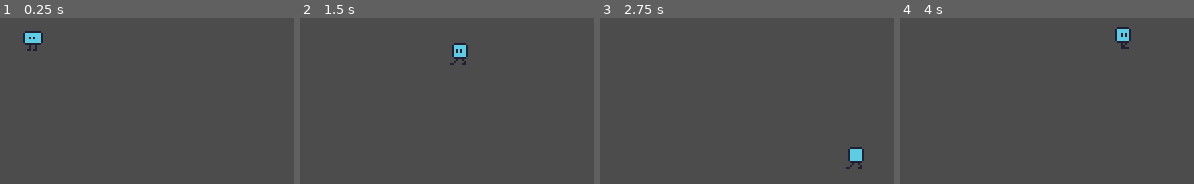
Above: before the commit, frames 1-4 (left to right).
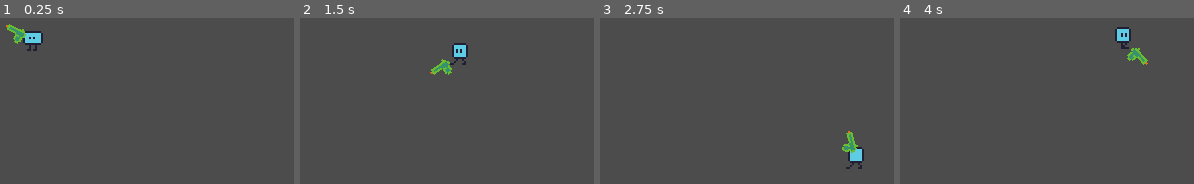
Above: after the commit, the same moments.

Repository: manuelfs12/shump-prototype
Game: Godot game, scene res://Level1.tscn
Same seed, same stepped clock (60 frames per second), same inputs: the game is played once before the commit and once after it.
Inputs (mouse positions are in pixels of both pictures, inside the frame that each line leads up to):
- Up to frame 1 (0.25 s): no input
- Up to frame 2 (1.5 s): move the mouse to (outside the picture) at 0.52 s; hold Right (ui_right) 0.53-1.28 s; move the mouse to (329, 145) at 1.27 s; hold Down (ui_down) from 1.28 s (still down)
- Up to frame 3 (2.75 s): move the mouse to (820, 47) at 2.02 s; release Down (ui_down) at 2.03 s; hold Right (ui_right) from 2.03 s (still down)
- Up to frame 4 (4 s): move the mouse to (outside the picture) at 2.77 s; release Right (ui_right) at 2.78 s; hold Up (ui_up) 2.78-3.53 s; move the mouse to (outside the picture) at 3.52 s; hold Left (ui_left) from 3.53 s (still down)

The runs differ from the first frame. In frame 1, 0.4% of the frame differs, in the area x 2-9%, y 3-16%; in frame 2, 0.4%, in the area x 44-52%, y 24-35%; in frame 3, 0.4%; in frame 4, 0.4%.

Commit message:
add player weapon

Diff:
--- a/Player/Player.gd
+++ b/Player/Player.gd
@@ -8,6 +8,7 @@
 
 onready var animationTree = $AnimationTree
 onready var animationState = animationTree.get("parameters/playback")
+onready var waterGun = $WaterGun
 
 func _physics_process(delta):
 	var input_vector = Vector2.ZERO
@@ -26,6 +27,16 @@
 		animationState.travel("Idle")
 		velocity = velocity.move_toward(Vector2.ZERO, FRICTION * delta)
 
-	print(velocity)
+#	print(velocity)
 #	print(mouse_position)
+#	print(rad2deg(mouse_position.angle()))
 	velocity = move_and_slide(velocity)
+	gun_rotation(mouse_position)
+
+
+func gun_rotation(mouse_position):
+	waterGun.rotation_degrees = rad2deg(mouse_position.angle())
+	if waterGun.rotation_degrees > 90 or waterGun.rotation_degrees < -90:
+		waterGun.get_node("Sprite").flip_v = true
+	else:
+		waterGun.get_node("Sprite").flip_v = false
--- a/Player/Player.tscn
+++ b/Player/Player.tscn
@@ -1,5 +1,6 @@
-[gd_scene load_steps=26 format=2]
-
+[gd_scene load_steps=27 format=2]
+
+[ext_resource path="res://Player/WaterGun.tscn" type="PackedScene" id=1]
 [ext_resource path="res://Player/Player.gd" type="Script" id=2]
 [ext_resource path="res://Player/Player.png" type="Texture" id=3]
 
@@ -168,42 +169,42 @@
 triangles = PoolIntArray( 0, 1, 3, 1, 2, 3 )
 blend_mode = 1
 
+[sub_resource type="AnimationNodeAnimation" id=15]
+animation = "RunLeft"
+
+[sub_resource type="AnimationNodeAnimation" id=16]
+animation = "RunUpLeft"
+
 [sub_resource type="AnimationNodeAnimation" id=17]
-animation = "RunLeft"
+animation = "RunUpRight"
 
 [sub_resource type="AnimationNodeAnimation" id=18]
-animation = "RunUpLeft"
-
-[sub_resource type="AnimationNodeAnimation" id=19]
-animation = "RunUpRight"
-
-[sub_resource type="AnimationNodeAnimation" id=20]
 animation = "RunRight"
 
-[sub_resource type="AnimationNodeBlendSpace2D" id=21]
-blend_point_0/node = SubResource( 17 )
+[sub_resource type="AnimationNodeBlendSpace2D" id=19]
+blend_point_0/node = SubResource( 15 )
 blend_point_0/pos = Vector2( -1, 0 )
-blend_point_1/node = SubResource( 18 )
+blend_point_1/node = SubResource( 16 )
 blend_point_1/pos = Vector2( -0.3, -1 )
-blend_point_2/node = SubResource( 19 )
+blend_point_2/node = SubResource( 17 )
 blend_point_2/pos = Vector2( 0.3, -1 )
-blend_point_3/node = SubResource( 20 )
+blend_point_3/node = SubResource( 18 )
 blend_point_3/pos = Vector2( 1, 0 )
 blend_mode = 1
 
-[sub_resource type="AnimationNodeStateMachineTransition" id=22]
-
-[sub_resource type="AnimationNodeStateMachineTransition" id=23]
-
-[sub_resource type="AnimationNodeStateMachine" id=15]
+[sub_resource type="AnimationNodeStateMachineTransition" id=20]
+
+[sub_resource type="AnimationNodeStateMachineTransition" id=21]
+
+[sub_resource type="AnimationNodeStateMachine" id=22]
 states/Idle/node = SubResource( 14 )
 states/Idle/position = Vector2( 477, 143 )
-states/Run/node = SubResource( 21 )
+states/Run/node = SubResource( 19 )
 states/Run/position = Vector2( 727, 148 )
-transitions = [ "Idle", "Run", SubResource( 22 ), "Run", "Idle", SubResource( 23 ) ]
+transitions = [ "Idle", "Run", SubResource( 20 ), "Run", "Idle", SubResource( 21 ) ]
 start_node = "Idle"
 
-[sub_resource type="AnimationNodeStateMachinePlayback" id=16]
+[sub_resource type="AnimationNodeStateMachinePlayback" id=23]
 
 [node name="Player" type="KinematicBody2D"]
 script = ExtResource( 2 )
@@ -212,7 +213,7 @@
 position = Vector2( -1.25568, -2.53313 )
 texture = ExtResource( 3 )
 hframes = 16
-frame = 5
+frame = 4
 
 [node name="CollisionShape2D" type="CollisionShape2D" parent="."]
 position = Vector2( -0.0662193, 3.8147e-06 )
@@ -229,9 +230,11 @@
 anims/RunUpRight = SubResource( 9 )
 
 [node name="AnimationTree" type="AnimationTree" parent="."]
-tree_root = SubResource( 15 )
+tree_root = SubResource( 22 )
 anim_player = NodePath("../AnimationPlayer")
 active = true
-parameters/playback = SubResource( 16 )
+parameters/playback = SubResource( 23 )
 parameters/Idle/blend_position = Vector2( 0, 0 )
 parameters/Run/blend_position = Vector2( 0, 0 )
+
+[node name="WaterGun" parent="." instance=ExtResource( 1 )]
--- /dev/null
+++ b/Player/WaterGun.tscn
@@ -0,0 +1,9 @@
+[gd_scene load_steps=2 format=2]
+
+[ext_resource path="res://Player/WaterGun.png" type="Texture" id=1]
+
+[node name="WaterGun" type="Node2D"]
+
+[node name="Sprite" type="Sprite" parent="."]
+position = Vector2( 10, 0 )
+texture = ExtResource( 1 )
Binary file added: Player/WaterGun.aseprite
Not shown, added: Player/WaterGun.aseprite.import
Binary file added: Player/WaterGun.png
Not shown, added: Player/WaterGun.png.import
